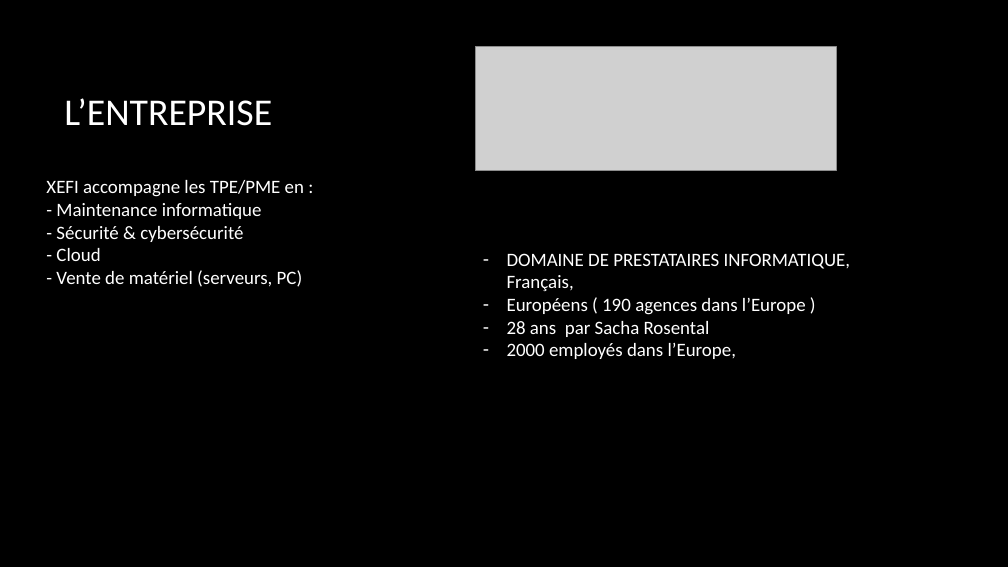
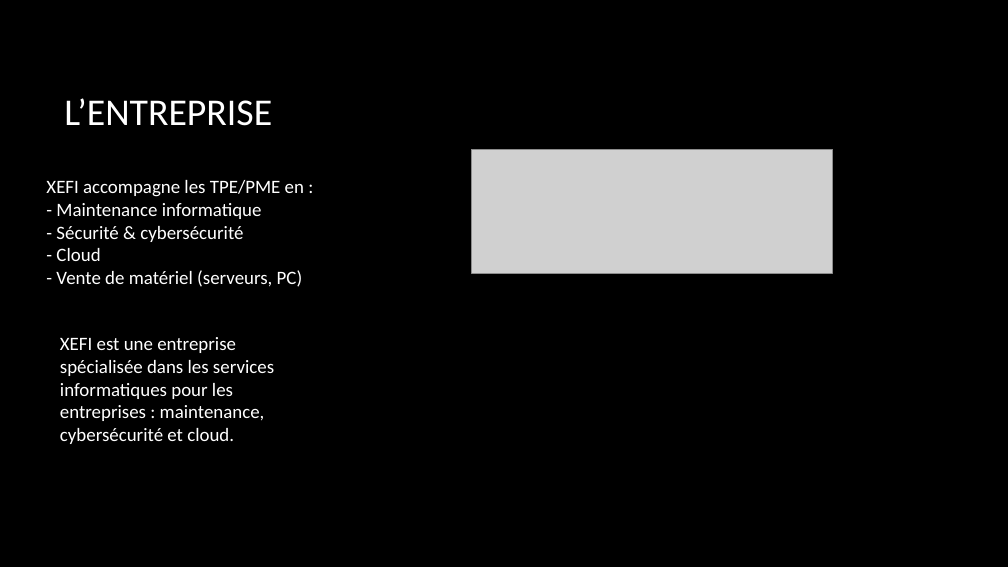
Before and after one commit to dneau-dev/oral_de_stage, a slide deck: slide 4 of Présentation_et_oral_de_stage_de_3eme_final.pptx. Drawn at 1008x567 pixels with LibreOffice and Linux fonts; fonts in the diff are those of the drawing; grey boxes stand for pictures; background and template pictures are left out. Boxes give left, top, right and bottom in pixels: in the first picture for what was removed or moved away, otherwise in the second. Text is boxed around its words. In the diff, an @@ line names an element or a change of style, - is before the commit and + after.

```diff
--- a/Présentation_et_oral_de_stage_de_3eme_final.pptx
+++ b/Présentation_et_oral_de_stage_de_3eme_final.pptx
@@ picture: place and size @@
-picture at bbox=[476, 47, 836, 171]
+picture at bbox=[472, 149, 833, 273]
@@ text removed at bbox=[507, 253, 850, 359] @@
-– DOMAINE DE PRESTATAIRES INFORMATIQUE, Français,
-– Européens ( 190 agences dans l’Europe )
-– 28 ans par Sacha Rosental
-– 2000 employés dans l’Europe,
@@ text added at bbox=[60, 337, 274, 444], 18 pt, text #FFFFFF @@
+XEFI est une entreprise spécialisée dans les services informatiques pour les entreprises : maintenance, cybersécurité et cloud.
```
Also in this commit, not shown: 5 other slides changed, 1 slide added, 5 slides removed.
